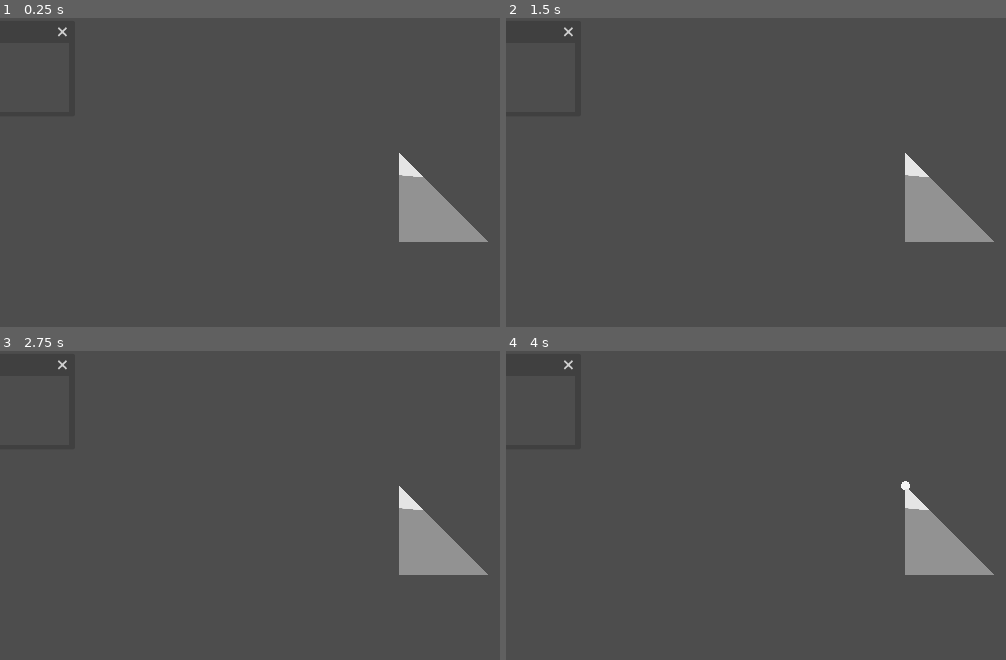
Above: before the commit, frames 1-4 (two rows, left to right).
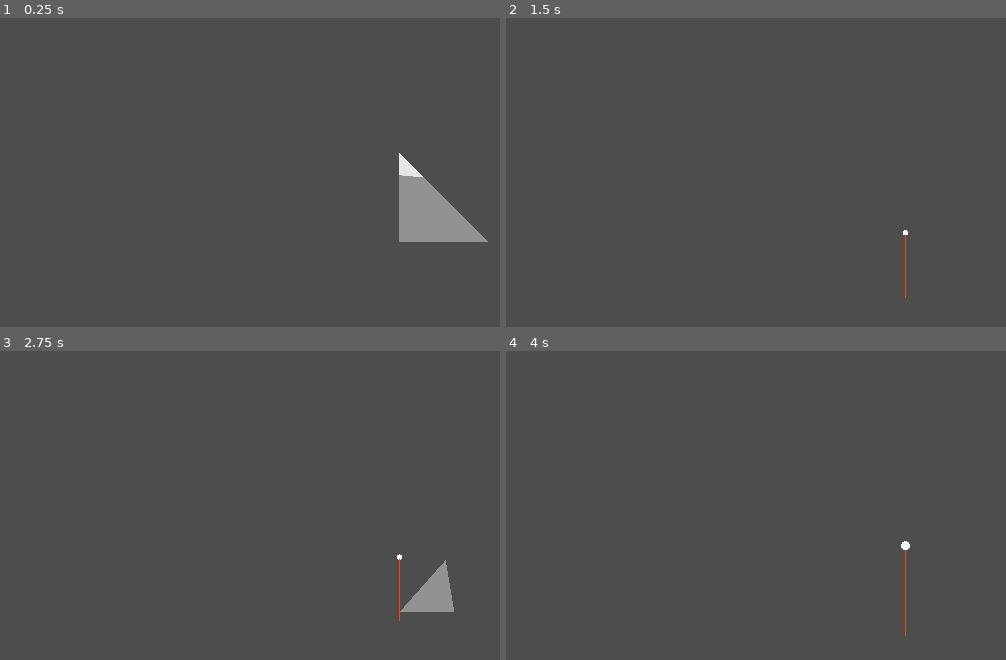
Above: after the commit, the same moments.

Repository: Y-o-p/gizmo
Game: Godot game, scene res://scenes/main.tscn
Two runs of this game, one before a commit and one after it. Both use one fixed random seed, a clock stepped at 60 frames per second and the inputs below.
Inputs (mouse positions are in pixels of both pictures, inside the frame that each line leads up to):
- Up to frame 1 (0.25 s): no input
- Up to frame 2 (1.5 s): tap Enter at 0.5 s; move the mouse to (outside the picture) at 0.52 s; hold D (right) 0.53-1.28 s; hold K (edge) 0.53-1.28 s; tap J (face) at 0.8, 1.35 s; tap Space (swap_projection) at 1.25 s; move the mouse to (746, 265) at 1.27 s; hold E (down) from 1.28 s (still down)
- Up to frame 3 (2.75 s): tap W (in) at 1.55 s; tap Enter at 2 s; move the mouse to (480, 477) at 2.02 s; release E (down) at 2.03 s; hold D (right) from 2.03 s (still down); hold W (in) from 2.03 s (still down); tap S (out) at 2.3 s
- Up to frame 4 (4 s): tap Space (swap_projection) at 2.75 s; move the mouse to (outside the picture) at 2.77 s; release D (right) at 2.78 s; release W (in) at 2.78 s; hold Q (up) 2.78-3.53 s; tap S (out) at 2.85 s; click (outside the picture) at 3.05 s; tap Enter at 3.5 s; move the mouse to (outside the picture) at 3.52 s; hold A (left) from 3.53 s (still down); hold L (vertex) from 3.53 s (still down); click (outside the picture) at 3.6 s

The runs differ from the first frame. In frame 1, less than 0.1% of the frame differs, in the area x 11-14%, y 2-6%; in frame 2, 2.7%; in frame 3, 3.4%, in the area x 11-98%, y 2-88%; in frame 4, 2.7%.

Commit message:
[#4] Added all directions.

Diff:
--- a/gizmo/scenes/main.tscn
+++ b/gizmo/scenes/main.tscn
@@ -1,14 +1,7 @@
-[gd_scene load_steps=3 format=3 uid="uid://dvw6fgot4hlc"]
+[gd_scene load_steps=2 format=3 uid="uid://dvw6fgot4hlc"]
 
-[ext_resource type="PackedScene" uid="uid://n137tdf8txlp" path="res://scenes/faces.tscn" id="1_ig7tw"]
 [ext_resource type="PackedScene" uid="uid://cc6ht2rvnq6x2" path="res://scenes/model.tscn" id="2_0xm2m"]
 
 [node name="ModelView" type="Node"]
 
 [node name="Model" parent="." instance=ExtResource("2_0xm2m")]
-
-[node name="FacesView" type="Window" parent="."]
-oversampling_override = 1.0
-position = Vector2i(0, 36)
-
-[node name="Faces" parent="FacesView" instance=ExtResource("1_ig7tw")]
--- a/gizmo/scripts/command.gd
+++ b/gizmo/scripts/command.gd
@@ -10,12 +10,25 @@
 		else:
 			print("Error: ", command)
 
+func translate(delta: Vector3):
+	for vertex in selection.get_selected_vertices():
+		selection.model.tool.set_vertex(
+			vertex,
+			selection.model.tool.get_vertex(vertex) + delta
+		)
+
+	selection.model.rebuild_surface()
+
 func _input(event: InputEvent) -> void:
 	if event.is_action_pressed("down"):
-		selection.tool.set_vertex(
-			selection.get_selected_vertex(),
-			selection.tool.get_vertex(selection.get_selected_vertex()) + Vector3.DOWN
-		)
-
-		selection.model.mesh.clear_surfaces()
-		selection.tool.commit_to_surface(selection.model.mesh)
+		translate(Vector3.DOWN)
+	elif event.is_action_pressed("up"):
+		translate(Vector3.UP)
+	elif event.is_action_pressed("left"):
+		translate(Vector3.LEFT)
+	elif event.is_action_pressed("right"):
+		translate(Vector3.RIGHT)
+	elif event.is_action_pressed("out"):
+		translate(Vector3.BACK)
+	elif event.is_action_pressed("in"):
+		translate(Vector3.FORWARD)
--- a/gizmo/scripts/model.gd
+++ b/gizmo/scripts/model.gd
@@ -1,7 +1,7 @@
 extends MeshInstance3D
 class_name Model
 
-var tool: MeshDataTool
+var tool := MeshDataTool.new()
 var surface_array = []
 var vertices: PackedVector3Array = []
 var indices: PackedInt32Array = []
@@ -29,15 +29,17 @@
 	surface_array[Mesh.ARRAY_VERTEX] = vertices
 	surface_array[Mesh.ARRAY_INDEX] = indices
 
+	mesh.add_surface_from_arrays(Mesh.PRIMITIVE_TRIANGLES, surface_array)
+	tool.create_from_surface(mesh, 0)
 
-	mesh.add_surface_from_arrays(Mesh.PRIMITIVE_TRIANGLES, surface_array)
-	create_trimesh_collision()
+	rebuild_surface()
+
+func rebuild_surface():
+	mesh.clear_surfaces()
+	tool.commit_to_surface(mesh)
 
 	var surface_mesh_tool := SurfaceTool.new()
 	surface_mesh_tool.create_from(mesh, 0)
 	surface_mesh_tool.generate_normals()
 	surface_mesh_tool.commit(mesh)
 	geometry_added.emit()
-
-	tool = MeshDataTool.new()
-	tool.create_from_surface(mesh, 0)
--- a/gizmo/scripts/selection.gd
+++ b/gizmo/scripts/selection.gd
@@ -12,11 +12,22 @@
 	EDGE,
 	VERTEX
 }
-var mode = Mode.FACE
+var mode := Mode.FACE
 
 signal face_changed(a: Vector3, b: Vector3, c: Vector3)
 signal edge_changed(a: Vector3, b: Vector3)
 signal vertex_changed(a: Vector3)
+
+func get_selected_vertices() -> Array:
+	match mode:
+		Mode.FACE:
+			return get_selected_face_vertices()
+		Mode.EDGE:
+			return get_selected_edge_vertices()
+		Mode.VERTEX:
+			return [get_selected_vertex()]
+
+	return []
 
 func get_selected_face_vertices():
 	return [
